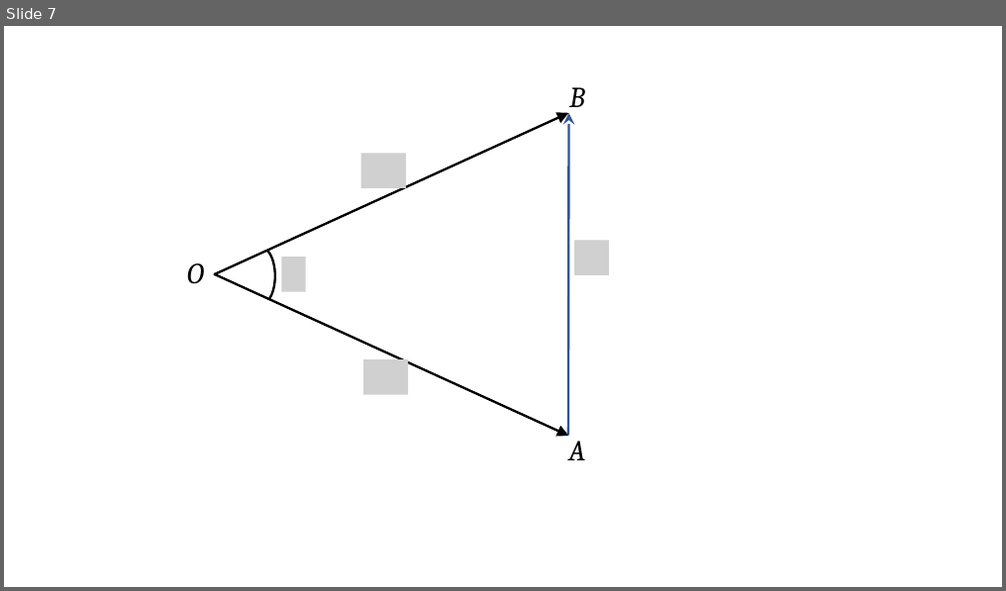
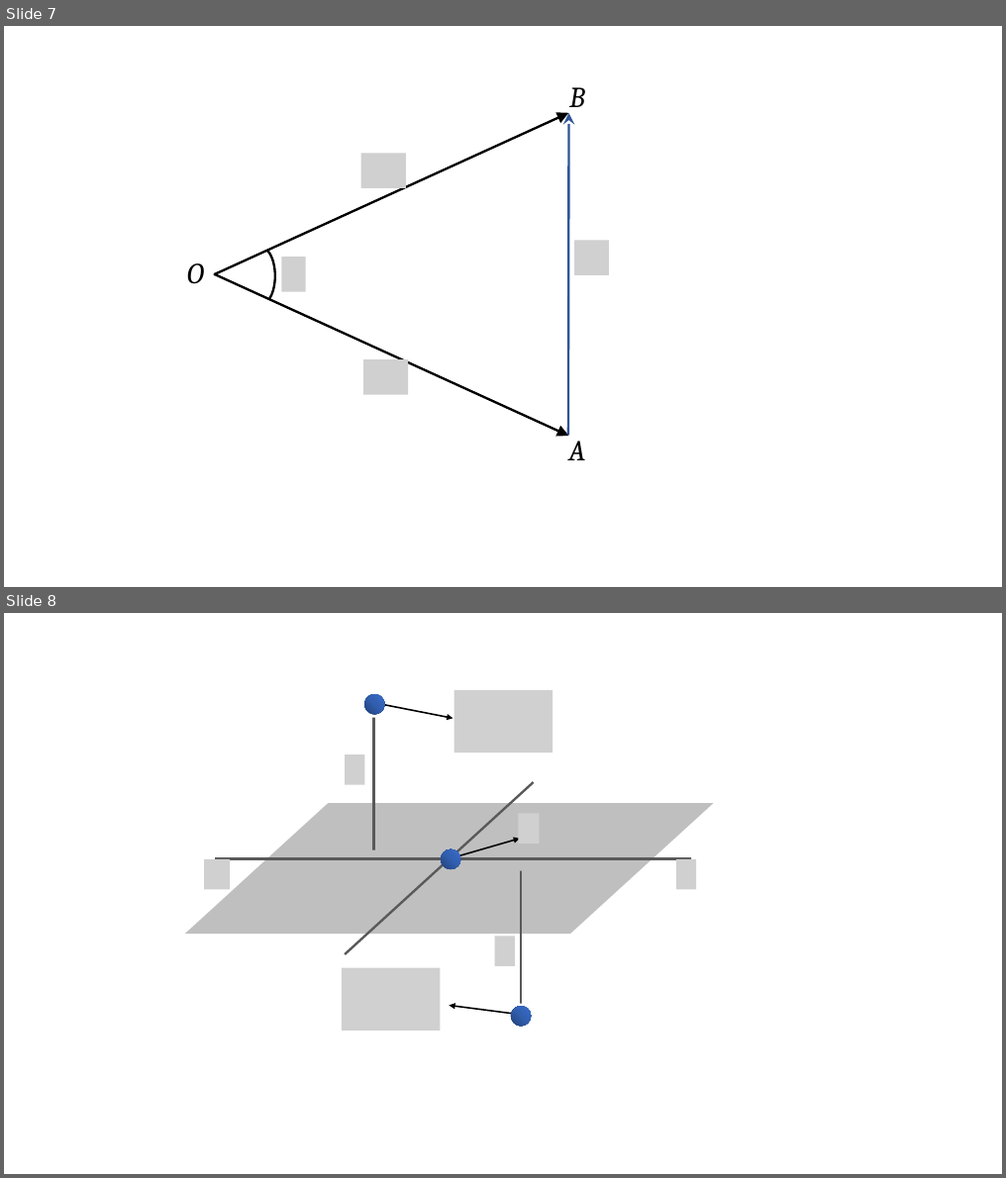
Before and after one commit to pararover/PHY0500304_Heat-and-Thermodynamics, a slide deck: U1-Distribution-of-Velocities/figures/all-figs.pptx. Shown one above the other, each under a label of ours: slide 7 before the commit, slides 7 and 8 after it. The pictures are 1006x591 and 1006x1178 pixels, drawn with LibreOffice and Linux fonts; fonts in the diff are those of the drawing; grey boxes stand for pictures. Boxes give left, top, right and bottom in pixels: in the first picture for what was removed or moved away, otherwise in the second. Text is boxed around its words. In the diff, an @@ line names an element or a change of style, - is before the commit and + after.

```diff
--- a/U1-Distribution-of-Velocities/figures/all-figs.pptx
+++ b/U1-Distribution-of-Velocities/figures/all-figs.pptx
@@ slide 8 added at (4, 613, 1002, 1174), background #FFFFFF @@
@@ ellipse added at (364, 694, 385, 715), fill gradient #23427A to #315EAD to #3A6FCE @@
@@ picture added at (453, 690, 552, 753) @@
@@ freeform shape added at (366, 718, 374, 851), outline #595959 2.25 pt @@
@@ arrow added from (375, 703) to (453, 719), #000000 1.5 pt @@
@@ picture added at (345, 755, 364, 784) @@
@@ freeform shape added at (345, 782, 534, 955), outline #595959 2.25 pt @@
@@ parallelogram added at (185, 803, 714, 934), fill #BFBFBF @@
@@ picture added at (519, 814, 540, 844) @@
@@ ellipse added at (441, 850, 460, 869), fill gradient #23427A to #315EAD to #3A6FCE @@
@@ arrow added from (451, 859) to (520, 839), #000000 1.5 pt @@
@@ picture added at (204, 860, 230, 889) @@
@@ freeform shape added at (215, 856, 691, 860), outline #595959 2.25 pt @@
@@ freeform shape added at (514, 871, 521, 1004), outline #595959 2.25 pt @@
@@ picture added at (676, 860, 696, 889) @@
@@ picture added at (494, 937, 515, 966) @@
@@ picture added at (342, 967, 440, 1031) @@
@@ arrow added from (522, 1015) to (449, 1005), #000000 1.5 pt @@
@@ ellipse added at (511, 1006, 531, 1026), fill gradient #23427A to #315EAD to #3A6FCE @@
```
Also in this commit, not shown: 1 other slide added, 5 other files.
